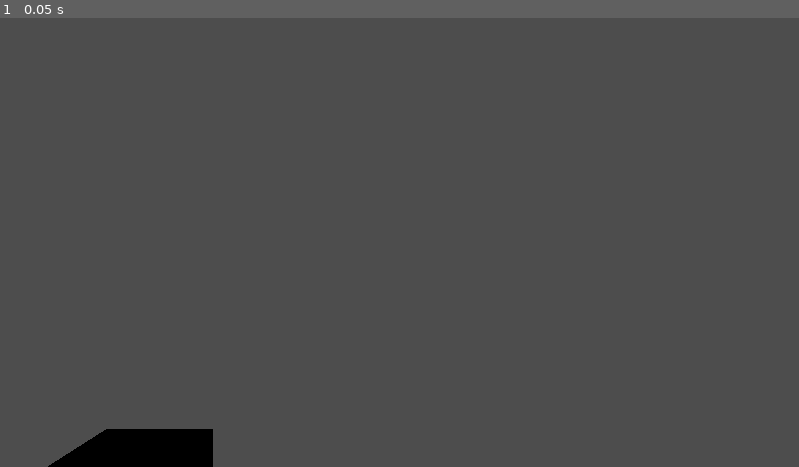
Above: before the commit, frame 1.
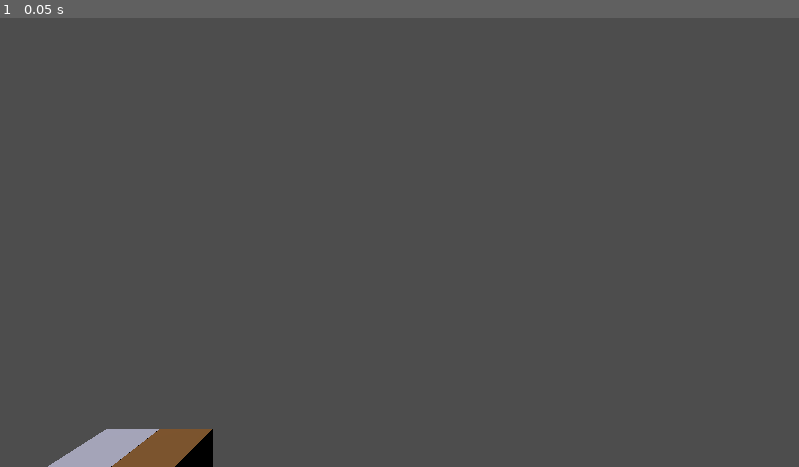
Above: after the commit, the same moment.

Repository: Lost-Rabbit-Digital/The_Voxel_Project
Game: Godot game, scene res://scenes/game.tscn
Two runs of this game, one before a commit and one after it. Both use one fixed random seed, a clock stepped at 60 frames per second and the inputs below.
Inputs:
- Up to frame 1 (0.05 s): no input

The runs differ from the first frame. In frame 1, 1.2% of the frame differs, in the area x 6-27%, y 91-100%.

Commit message:
Updated icon

Diff:
--- a/snc_project/icon.svg
+++ /dev/null
@@ -1 +0,0 @@
-<svg xmlns="http://www.w3.org/2000/svg" width="128" height="128"><rect width="124" height="124" x="2" y="2" fill="#363d52" stroke="#212532" stroke-width="4" rx="14"/><g fill="#fff" transform="translate(12.322 12.322)scale(.101)"><path d="M105 673v33q407 354 814 0v-33z"/><path fill="#478cbf" d="m105 673 152 14q12 1 15 14l4 67 132 10 8-61q2-11 15-15h162q13 4 15 15l8 61 132-10 4-67q3-13 15-14l152-14V427q30-39 56-81-35-59-83-108-43 20-82 47-40-37-88-64 7-51 8-102-59-28-123-42-26 43-46 89-49-7-98 0-20-46-46-89-64 14-123 42 1 51 8 102-48 27-88 64-39-27-82-47-48 49-83 108 26 42 56 81zm0 33v39c0 276 813 276 814 0v-39l-134 12-5 69q-2 10-14 13l-162 11q-12 0-16-11l-10-65H446l-10 65q-4 11-16 11l-162-11q-12-3-14-13l-5-69z"/><path d="M483 600c0 34 58 34 58 0v-86c0-34-58-34-58 0z"/><circle cx="725" cy="526" r="90"/><circle cx="299" cy="526" r="90"/></g><g fill="#414042" transform="translate(12.322 12.322)scale(.101)"><circle cx="307" cy="532" r="60"/><circle cx="717" cy="532" r="60"/></g></svg>
--- a/snc_project/project.godot
+++ b/snc_project/project.godot
@@ -13,7 +13,7 @@
 config/name="snc_project"
 run/main_scene="uid://yrxglwcwsqfy"
 config/features=PackedStringArray("4.4", "GL Compatibility")
-config/icon="res://icon.svg"
+config/icon="uid://ctw1ib7hlkhh3"
 
 [rendering]
 
--- a/snc_project/scenes/game.tscn
+++ b/snc_project/scenes/game.tscn
@@ -13,4 +13,5 @@
 script = ExtResource("2_yqjtg")
 
 [node name="DirectionalLight3D" type="DirectionalLight3D" parent="."]
+transform = Transform3D(0.663522, 0.439724, -0.605295, 0, 0.809048, 0.587743, 0.748157, -0.38998, 0.536821, 0, 0, 0)
 shadow_enabled = true
Binary file added: snc_project/icon.png
Not shown, changed: snc_project/icon.png.import
